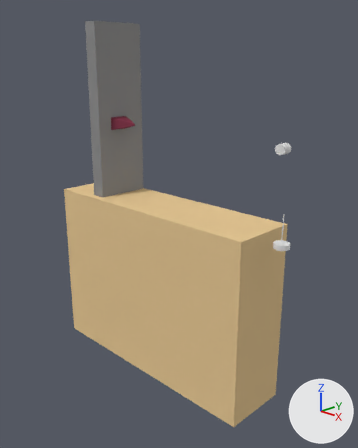
The Blender file string-apparatus/blender/string-apparatus.blend: old version first, new version second.
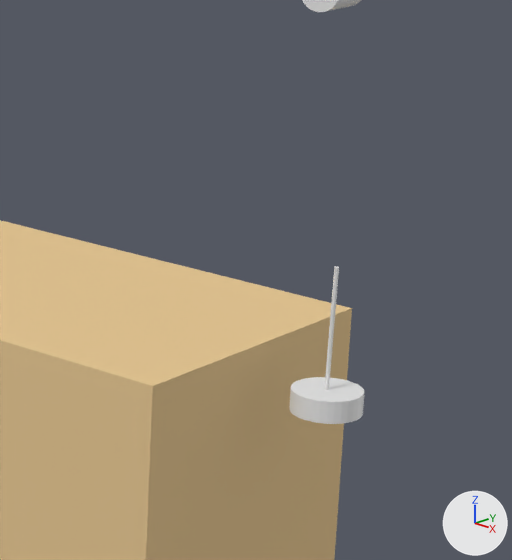
Each version appears first whole from a 50 mm camera at (3.41, -3.74, 0.65) aimed at (-0.32, 0.03, -1.05), and next in a close-up on the part from 57% to 91% of the width and 34% to 63% of the height. Arrows for +X, +Y and +Z are at lower right; the lights stay in place.
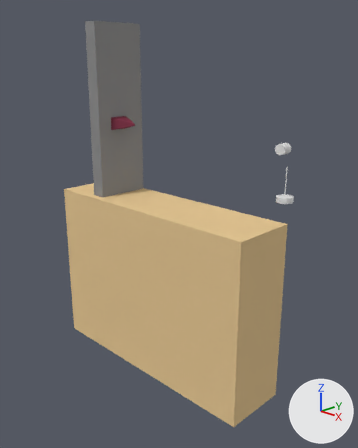
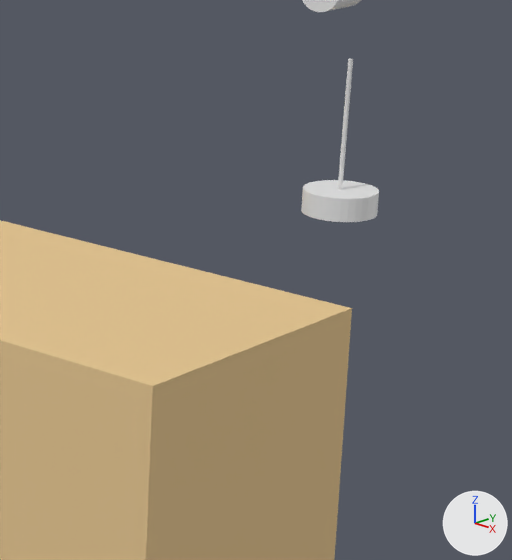
The change, as a diff of the scene's bpy script:
```diff
--- a/string-apparatus/blender/string-apparatus.blend.py
+++ b/string-apparatus/blender/string-apparatus.blend.py
@@ ob_cylinder_001 @@
 ob_cylinder_001 = bpy.data.objects.new('Cylinder.001', me_cylinder)
-ob_cylinder_001.location = (1.05, 0.0, -0.944)
+ob_cylinder_001.location = (1.05, 0.0, -0.5)
 ob_cylinder_001.scale = (0.078, 0.078, 0.0249)
```

Where the change shows, as pixel boxes [x1, y1, x2, y2] in the close-ups (512 x 560 px):
'Cylinder.001', moved: before [289, 266, 365, 424]; after [301, 59, 379, 222]
